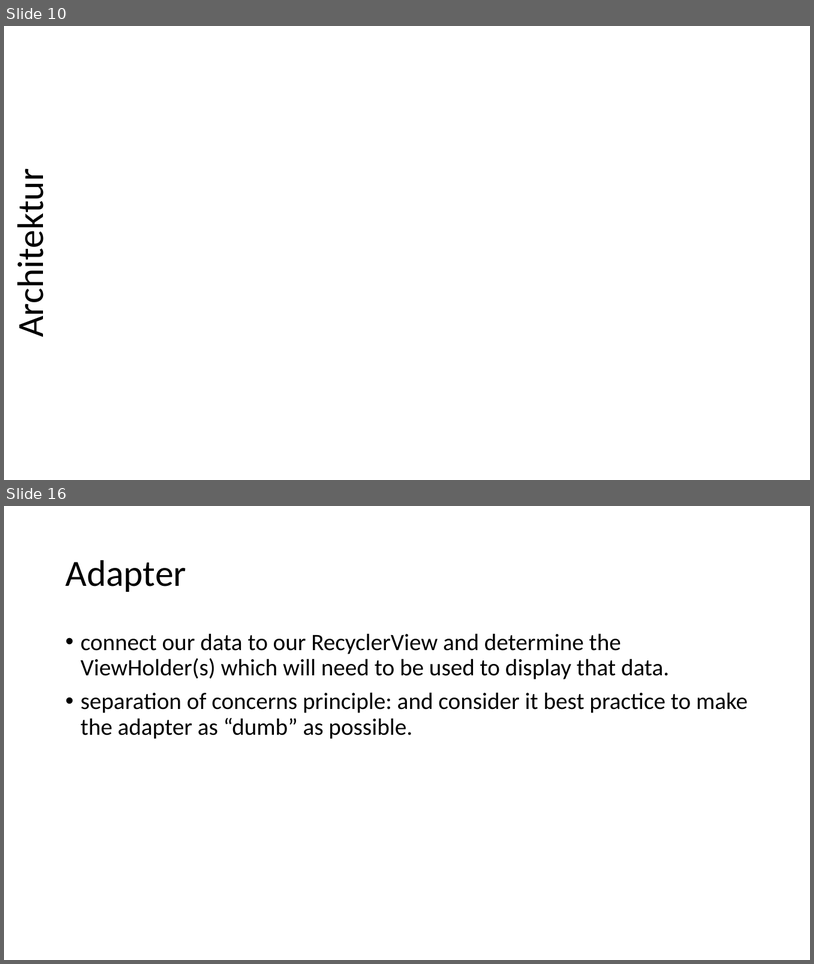
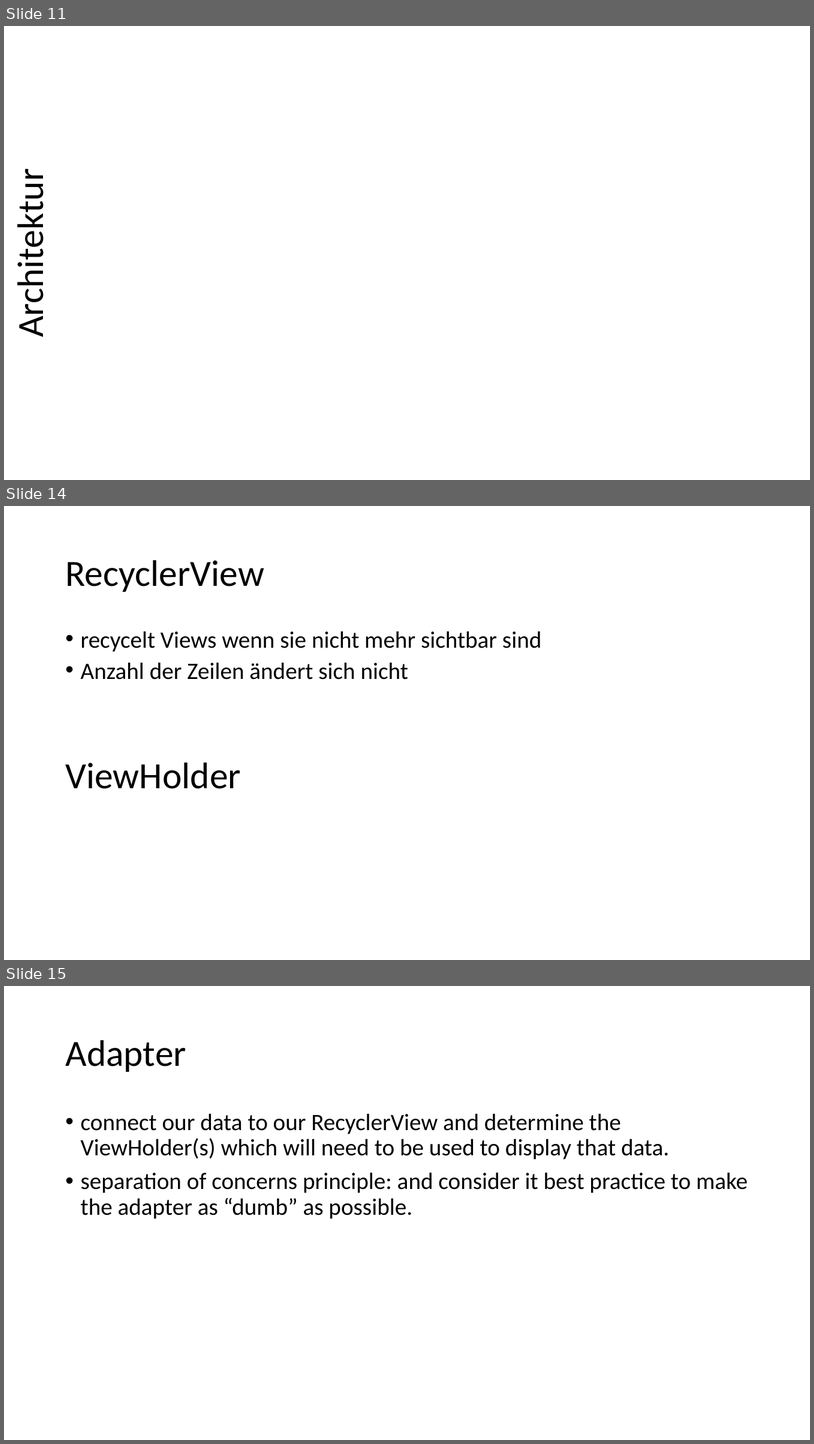
Before and after one commit to desombre/java_examples, a slide deck: Android_UI.pptx. Shown one above the other, each under a label of ours: slides 10 and 16 before the commit, slides 11, 14 and 15 after it; the slides between them are not shown. The pictures are 814x964 and 814x1444 pixels, drawn with LibreOffice and Linux fonts; fonts in the diff are those of the drawing; background and template pictures are left out. Boxes give left, top, right and bottom in pixels: in the first picture for what was removed or moved away, otherwise in the second. Text is boxed around its words. In the diff, an @@ line names an element or a change of style, - is before the commit and + after.

Commit message:
Cont: Android UI - ViewHolder + Adapter noch erklären

```diff
--- a/Android_UI.pptx
+++ b/Android_UI.pptx
@@ slide 14 added at <box>4,506,810,960</box>, background #FFFFFF @@
@@ title added at <box>65,560,264,592</box>, 44 pt, text #000000 @@
+RecyclerView
@@ text added at <box>81,631,542,679</box>, 28 pt, text #000000 @@
+• recycelt Views wenn sie nicht mehr sichtbar sind
+• Anzahl der Zeilen ändert sich nicht
@@ text added at <box>65,762,241,789</box>, 44 pt, text #000000 @@
+ViewHolder
@@ what was slide 10 is now slide 11 @@
@@ what was slide 16 is now slide 15 @@
```
Also in this commit, not shown: 6 slides changed, 2 other slides added, 4 slides removed.
